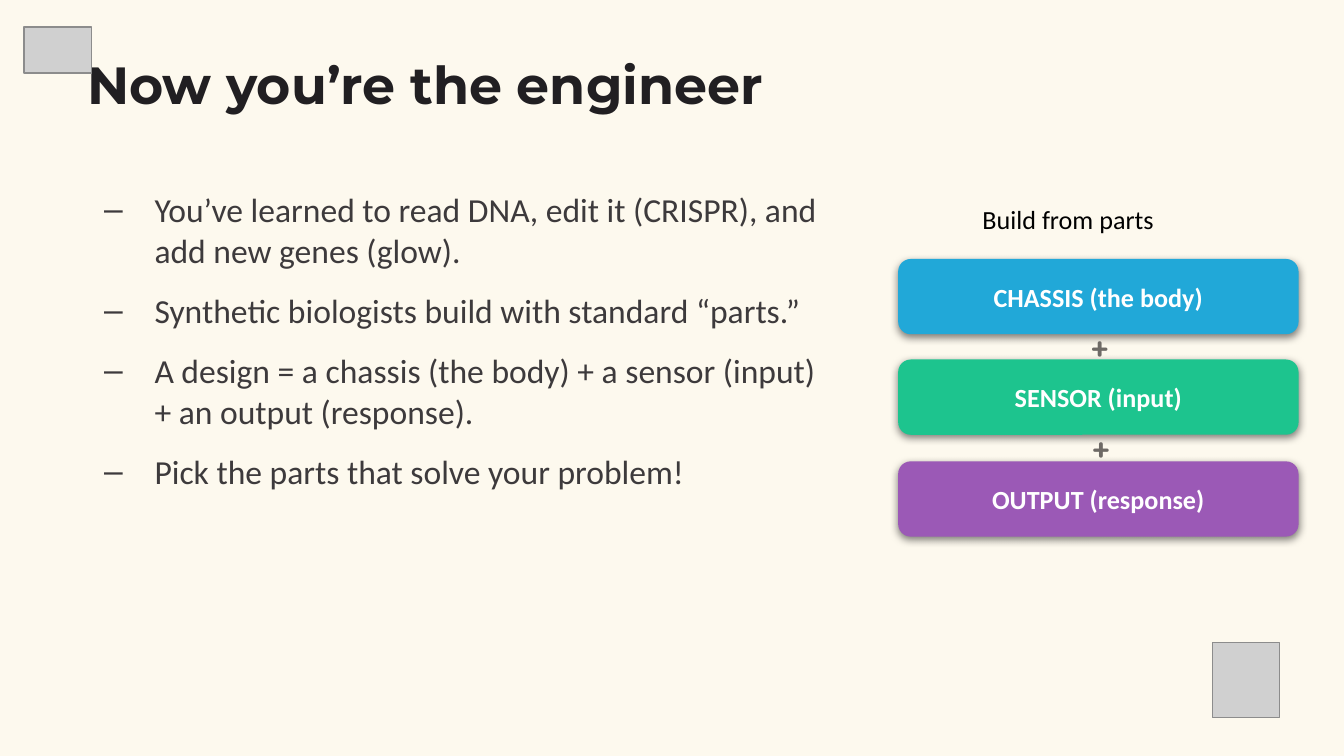
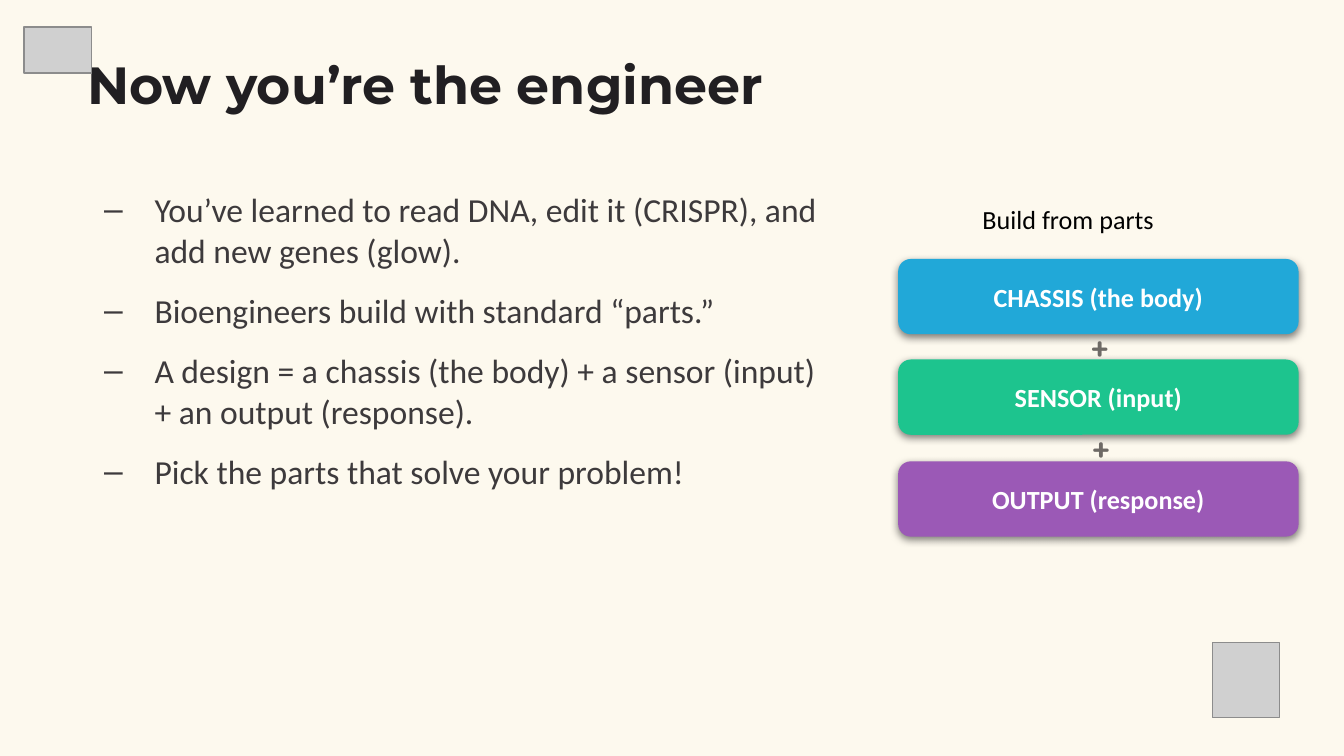
Before and after one commit to genehackers-education/genehackers-education.github.io, a slide deck: slide 2 of downloads/Lesson_9_Design_Challenge.pptx. Drawn at 1344x756 pixels with LibreOffice and Linux fonts; fonts in the diff are those of the drawing; grey boxes stand for pictures. Boxes give left, top, right and bottom in pixels: in the first picture for what was removed or moved away, otherwise in the second. Text is boxed around its words. In the diff, an @@ line names an element or a change of style, - is before the commit and + after.

```diff
--- a/downloads/Lesson_9_Design_Challenge.pptx
+++ b/downloads/Lesson_9_Design_Challenge.pptx
@@ text at (155, 299, 714, 329): text changed @@
-– Synthetic biologists build with standard “parts.”
+– Bioengineers build with standard “parts.”
```
Also in this commit, not shown: 1 other slide changed, 28 other files.
